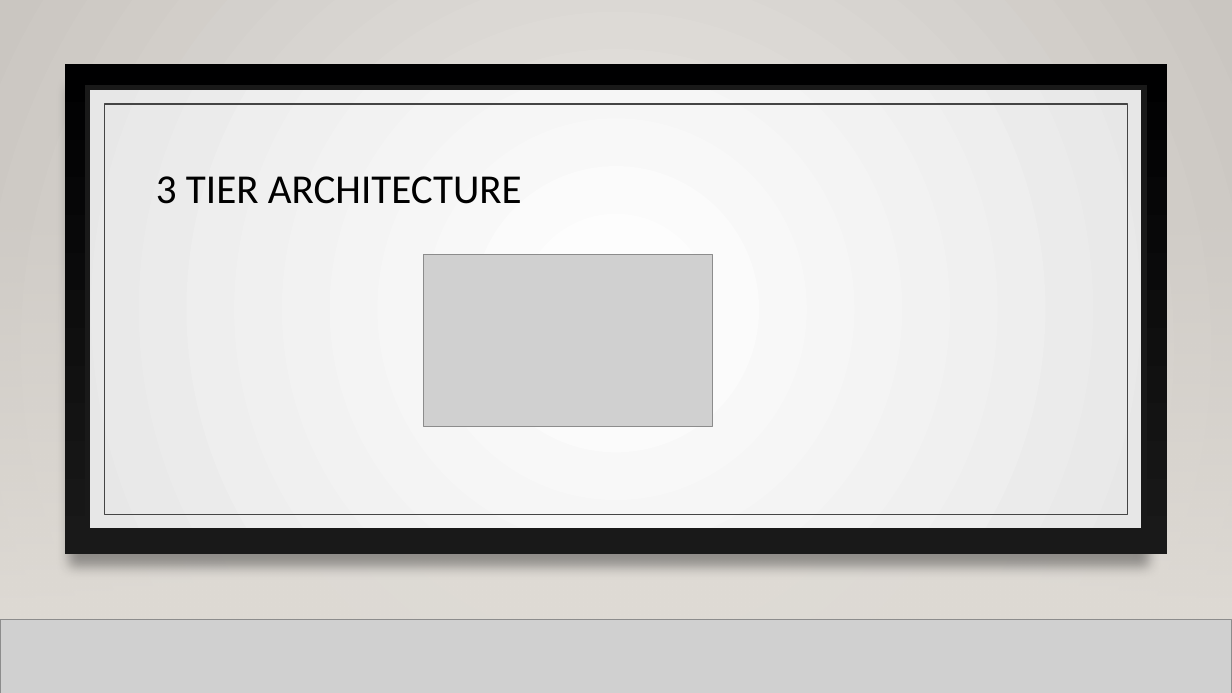
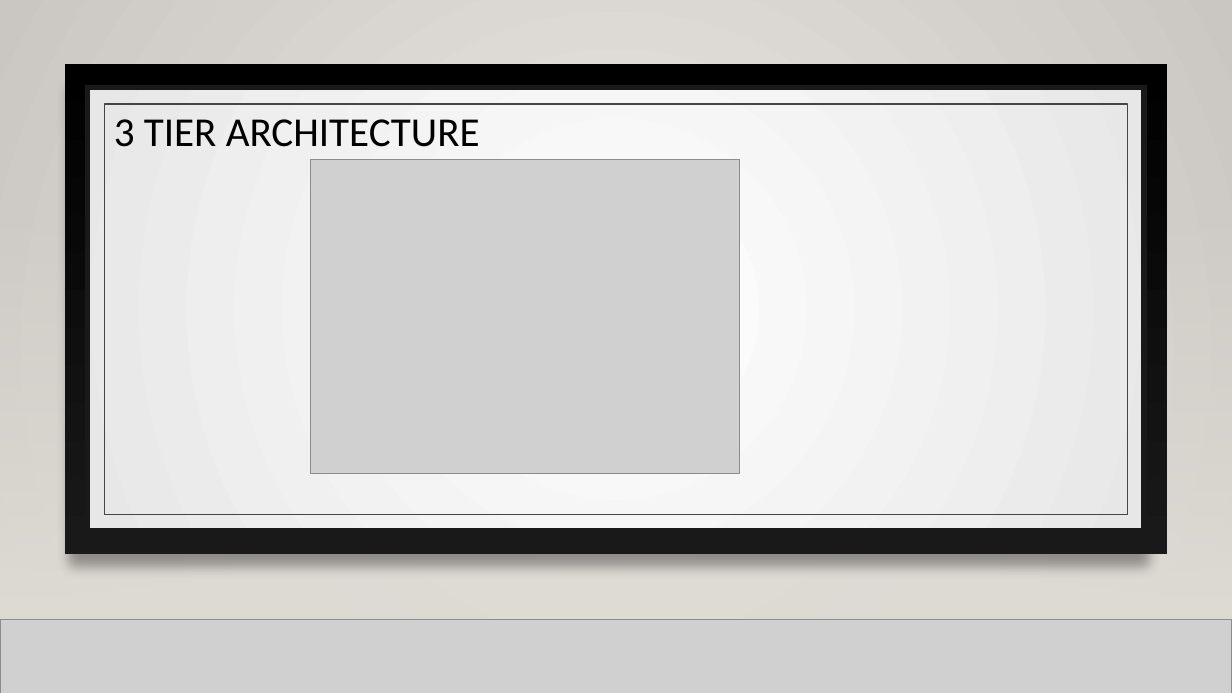
Before and after one commit to PittalaSrikanth/MyClassDoc, a slide deck: slide 3 of Automation Engineer.pptx. Drawn at 1232x693 pixels with LibreOffice and Linux fonts; fonts in the diff are those of the drawing; grey boxes stand for pictures; background and template pictures are left out. Boxes give left, top, right and bottom in pixels: in the first picture for what was removed or moved away, otherwise in the second. Text is boxed around its words. In the diff, an @@ line names an element or a change of style, - is before the commit and + after.

```diff
--- a/Automation Engineer.pptx
+++ b/Automation Engineer.pptx
@@ title "3 TIER ARCHITECTURE": place and size @@
-title "3 TIER ARCHITECTURE" at (156,176,522,204)
+title "3 TIER ARCHITECTURE" at (114,119,480,147)
@@ picture: place and size @@
-picture at (423,254,712,426)
+picture at (311,160,739,474)
```
Also in this commit, not shown: 2 other slides changed.
